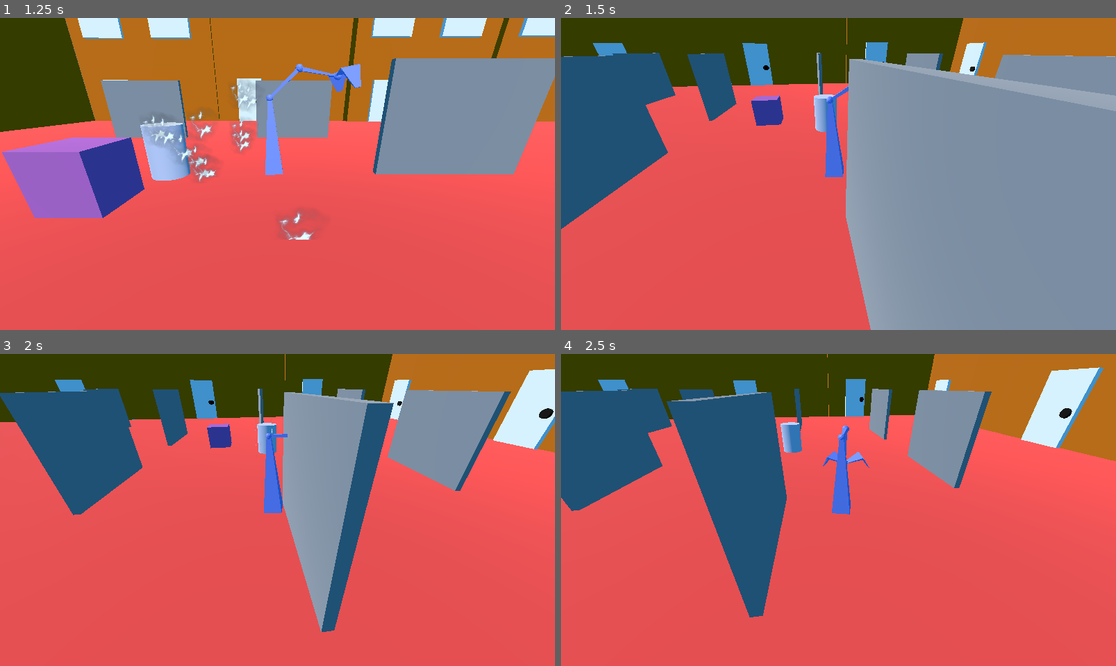
Above: before the commit, frames 1-4 (two rows, left to right).
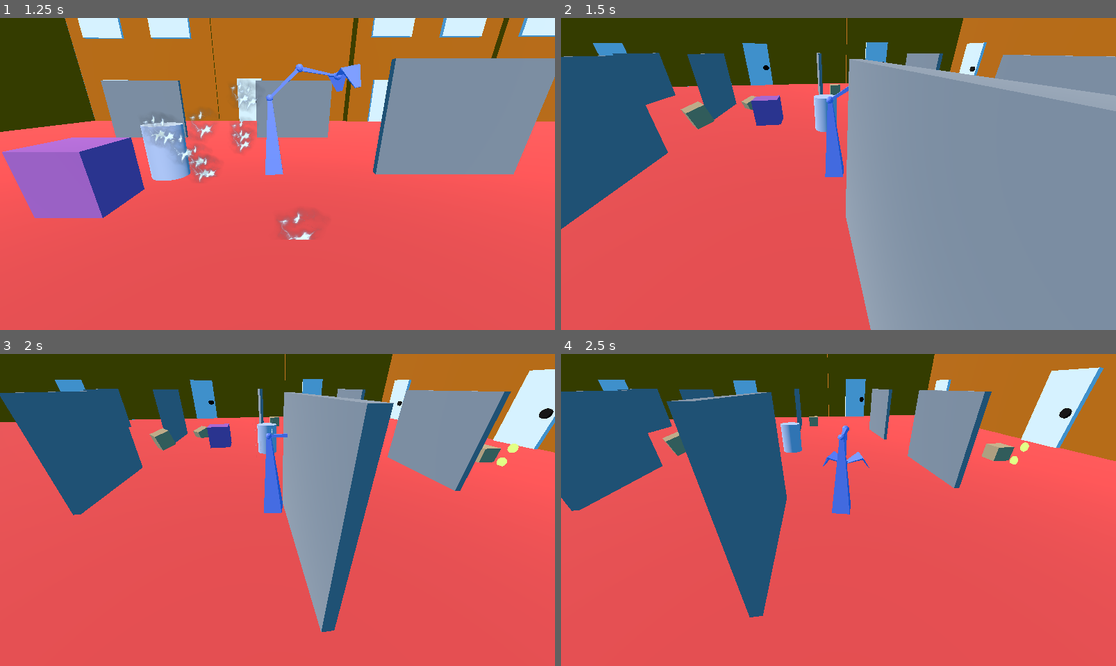
Above: after the commit, the same moments.

Repository: jasmine6612/Comp360A3
Game: Godot game, scene res://greyboxing.tscn
Two runs of this game, one before a commit and one after it. Both use one fixed random seed, a clock stepped at 60 frames per second and the inputs below.
Inputs (mouse positions are in pixels of both pictures, inside the frame that each line leads up to):
- Up to frame 1 (1.25 s): tap Enter (ui_accept) at 0.5, 0.77 s; move the mouse to (399, 158) at 0.52 s; hold Right (ui_right) from 0.53 s (still down); hold Right mouse button (camera_drag) from 0.53 s (still down)
- Up to frame 2 (1.5 s): move the mouse to (727, 189) at 1.27 s; release Right (ui_right) at 1.28 s; release Right mouse button (camera_drag) at 1.28 s; hold Down (ui_down) from 1.28 s (still down); right-click (727, 189) at 1.35 s
- Up to frame 3 (2 s): keep holding Down (ui_down); tap Enter (ui_accept) at 1.52 s
- Up to frame 4 (2.5 s): move the mouse to (894, 441) at 2.02 s; release Down (ui_down) at 2.03 s; hold Right (ui_right) from 2.03 s (still down); hold Right mouse button (camera_drag) from 2.03 s (still down)

Frame 1 is identical in both runs. In frame 2, 0.4% of the frame differs, in the area x 21-51%, y 21-36%; in frame 3, 0.6%, in the area x 26-94%, y 20-37%; in frame 4, 0.6%.

Commit message:
Reattached the obj3.gd script

Diff:
--- a/greyboxing.tscn
+++ b/greyboxing.tscn
@@ -1,15 +1,16 @@
-[gd_scene load_steps=33 format=3 uid="uid://dl2rkyoea3ao8"]
+[gd_scene load_steps=34 format=3 uid="uid://dl2rkyoea3ao8"]
 
 [ext_resource type="Material" uid="uid://bh7gwb058rpus" path="res://greyboxing/mat_light_grey.tres" id="1_hpkpe"]
 [ext_resource type="Material" uid="uid://ddwfc13q63ehk" path="res://greyboxing/mat_dark_grey.tres" id="2_n4rb7"]
 [ext_resource type="Material" uid="uid://3q1cc6v8fy3l" path="res://greyboxing/mat_greyish_blue.tres" id="3_oejsf"]
 [ext_resource type="Material" uid="uid://y7xt6ie14j8t" path="res://greyboxing/mat_light_brown.tres" id="4_1a3tg"]
 [ext_resource type="Texture2D" uid="uid://xq5hlvgcj18q" path="res://greyboxing/spark_02.png" id="4_rq656"]
-[ext_resource type="Script" uid="uid://ddn7874u34jes" path="res://particle_controller.gd" id="5_8gvve"]
+[ext_resource type="Script" uid="uid://b7nrevqtgli83" path="res://particle_controller.gd" id="5_8gvve"]
 [ext_resource type="Material" uid="uid://w5nraop70cnb" path="res://greyboxing/mat_gold.tres" id="5_rq656"]
-[ext_resource type="Script" uid="uid://878bpgu7w03b" path="res://breaker_area.gd" id="6_h5oe0"]
-[ext_resource type="Script" uid="uid://cavj1ri32y8o8" path="res://breakable_box.gd" id="8_8gvve"]
+[ext_resource type="Script" uid="uid://y62dyq77vnth" path="res://breaker_area.gd" id="6_h5oe0"]
+[ext_resource type="Script" uid="uid://deary6655s7mr" path="res://breakable_box.gd" id="8_8gvve"]
 [ext_resource type="PackedScene" uid="uid://oc5yalkhr5qf" path="res://coin.tscn" id="9_ag3fj"]
+[ext_resource type="Script" uid="uid://bqfwtt7wxgxco" path="res://obj_3.gd" id="9_axsqh"]
 [ext_resource type="PackedScene" uid="uid://b4xwrjv0lqqp4" path="res://a-3/Scenes/RobotPlayer.tscn" id="11_lnqwb"]
 
 [sub_resource type="StandardMaterial3D" id="StandardMaterial3D_lnqwb"]
@@ -147,32 +148,27 @@
 
 [node name="Obj1" type="MeshInstance3D" parent="." groups=["breakable"]]
 transform = Transform3D(1, 0, 0, 0, 1, 0, 0, 0, 1, 3.00868, 0.308033, -10.0076)
-visible = false
 mesh = SubResource("BoxMesh_77vbc")
 
 [node name="Obj2" type="MeshInstance3D" parent="."]
 transform = Transform3D(1, 0, 0, 0, 1, 0, 0, 0, 1, -8.72965, 0.380493, -1.24175)
-visible = false
 mesh = SubResource("BoxMesh_77vbc")
 
 [node name="Obj3" type="MeshInstance3D" parent="."]
-transform = Transform3D(-0.21444, -0.588435, 0.779589, -0.939555, 0.342397, 0, -0.266929, -0.732467, -0.626291, 1.69293, 0.173551, 5.75798)
-visible = false
+transform = Transform3D(-0.21559246, -0.5880497, 0.7795617, -0.95559144, 0.29130965, -0.044530056, -0.20090817, -0.7545435, -0.62473977, 0.008761644, 0.6042582, 5.9019127)
 mesh = SubResource("BoxMesh_77vbc")
+script = ExtResource("9_axsqh")
 
 [node name="Obj4" type="MeshInstance3D" parent="."]
 transform = Transform3D(-0.21444, -0.588435, 0.779589, -0.939555, 0.342397, 0, -0.266929, -0.732467, -0.626291, -4.59, 0.169, 4.452)
-visible = false
 mesh = SubResource("BoxMesh_77vbc")
 
 [node name="Coin01" type="MeshInstance3D" parent="."]
 transform = Transform3D(0.999988, 0, -0.00479964, 0.00479893, 0.0171732, 0.999841, 8.24253e-05, -0.999853, 0.017173, 3.89358, 0.229777, -10.1484)
-visible = false
 mesh = SubResource("SphereMesh_oejsf")
 
 [node name="Coin02" type="MeshInstance3D" parent="."]
 transform = Transform3D(0.999988, 0, -0.00479964, 0.00479893, 0.0171732, 0.999841, 8.24253e-05, -0.999853, 0.017173, 3.71116, 0.777263, -10.5837)
-visible = false
 mesh = SubResource("SphereMesh_oejsf")
 
 [node name="Camera3D" type="Camera3D" parent="."]
Not shown, changed: a-3/Materials/ConcreteMaterial.tres
Not shown, changed: README.md
